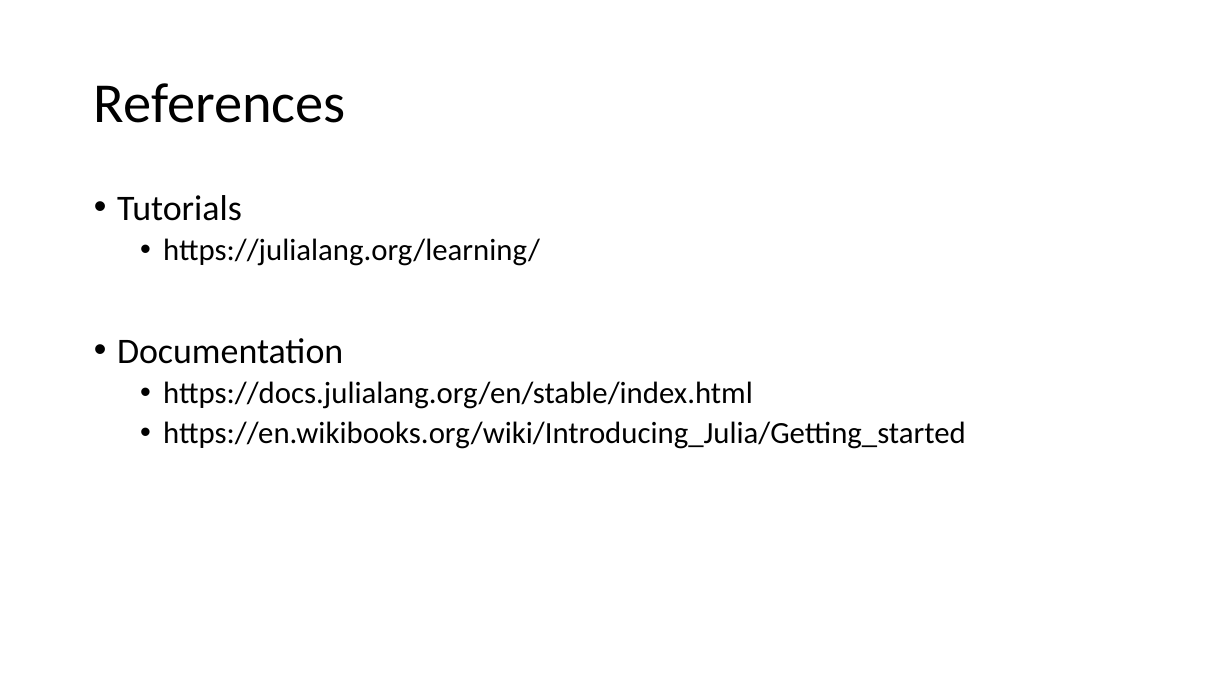
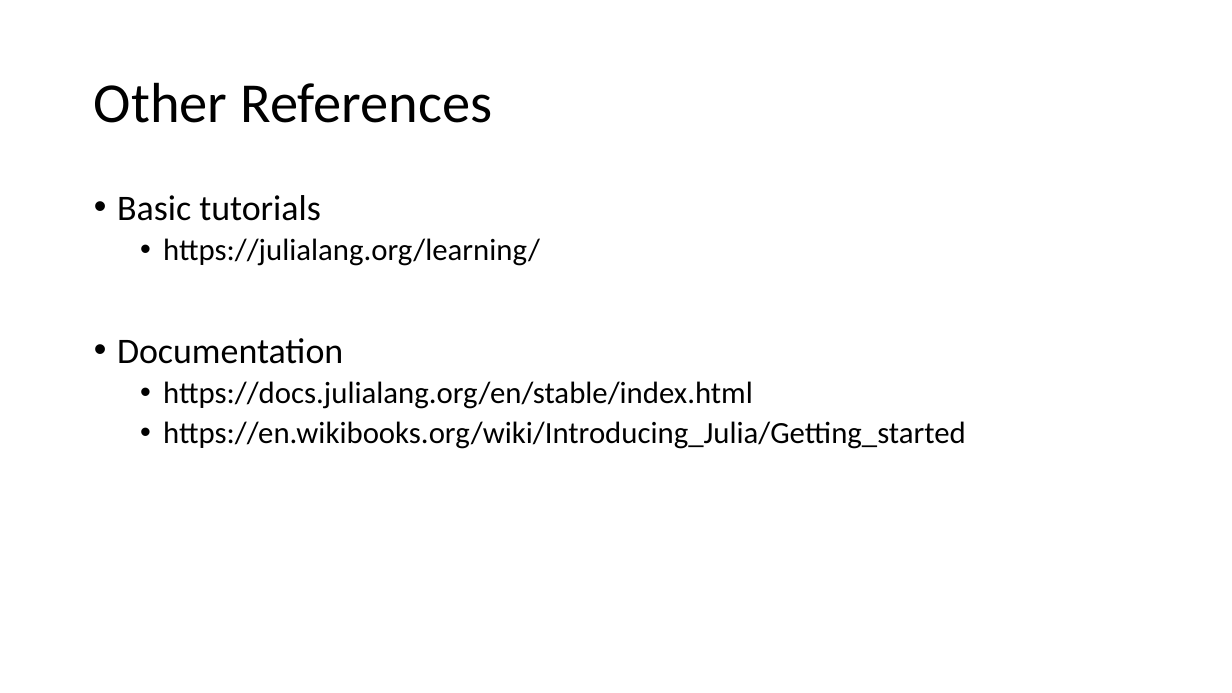
Before and after one commit to jinsoo-han/CompEcon_class, a slide deck: slide 4 of slides/Introduction to Julia.pptx (slide 3 before the commit). Drawn at 1232x693 pixels with LibreOffice and Linux fonts; fonts in the diff are those of the drawing. Boxes give left, top, right and bottom in pixels: in the first picture for what was removed or moved away, otherwise in the second. Text is boxed around its words. In the diff, an @@ line names an element or a change of style, - is before the commit and + after.

```diff
--- a/slides/Introduction to Julia.pptx
+++ b/slides/Introduction to Julia.pptx
@@ title at [94, 82, 492, 123]: text changed @@
-References
+Other References
@@ text at [117, 195, 321, 221]: text changed @@
-• Tutorials
+• Basic tutorials
```
Also in this commit, not shown: 1 other slide changed, 1 slide removed, 29 other files.
